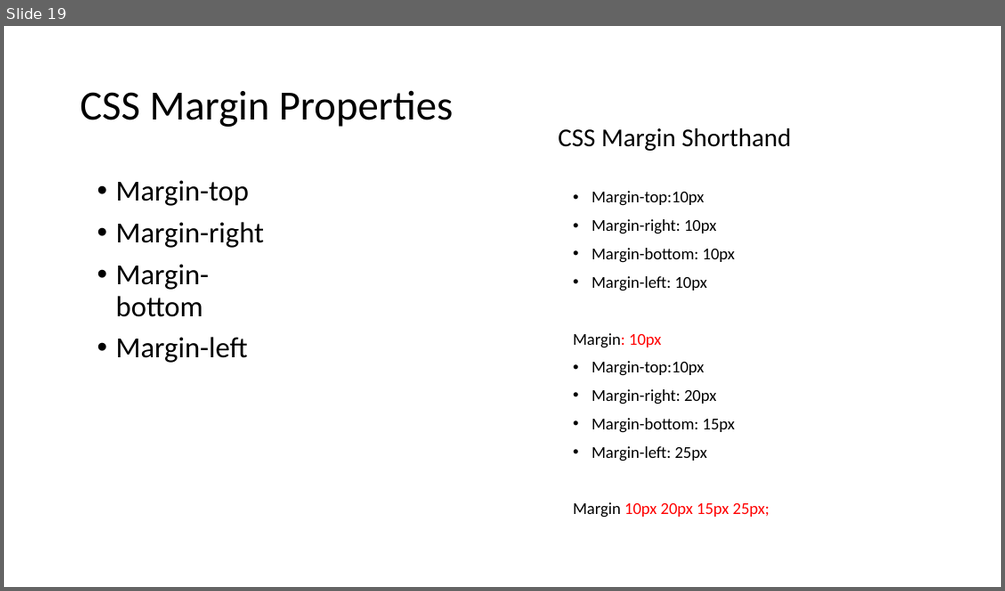
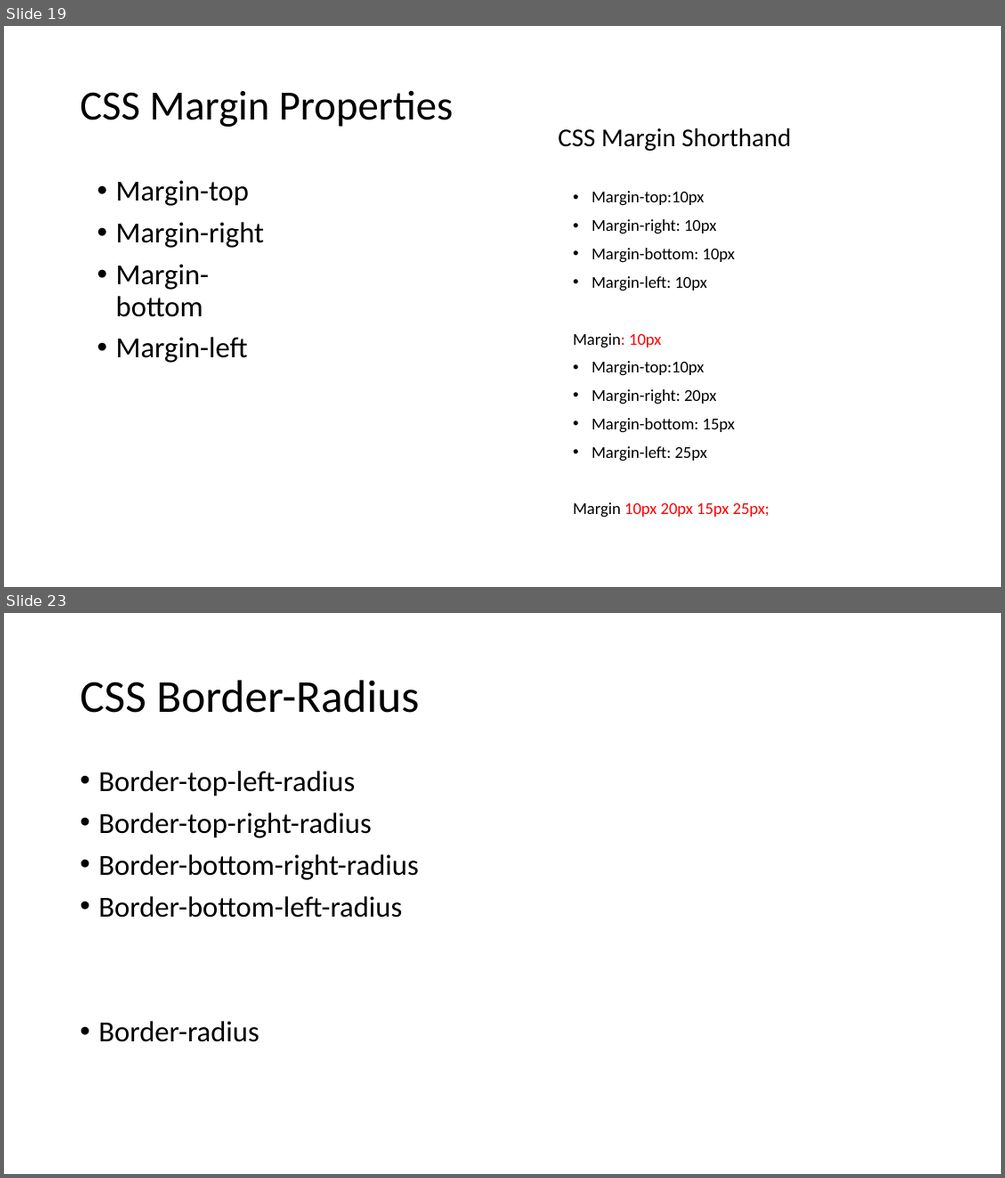
Before and after one commit to PiyushChaturvedii/Batch05, a slide deck: CSS3.pptx. Shown one above the other, each under a label of ours: slide 19 before the commit, slides 19 and 23 after it; the slides between them are not shown. The pictures are 1005x591 and 1005x1178 pixels, drawn with LibreOffice and Linux fonts; fonts in the diff are those of the drawing. Boxes give left, top, right and bottom in pixels: in the first picture for what was removed or moved away, otherwise in the second. Text is boxed around its words. In the diff, an @@ line names an element or a change of style, - is before the commit and + after.

```diff
--- a/CSS3.pptx
+++ b/CSS3.pptx
@@ slide 23 added at (4,613,1001,1174), background #FFFFFF @@
@@ title added at (80,680,419,713), 44 pt, text #000000 @@
+CSS Border-Radius
@@ text added at (98,771,418,1042), 28 pt, text #000000 @@
+• Border-top-left-radius
+• Border-top-right-radius
+• Border-bottom-right-radius
+• Border-bottom-left-radius
+• Border-radius
```
Also in this commit, not shown: 3 other slides added, 1 slide removed, 6 other files.
